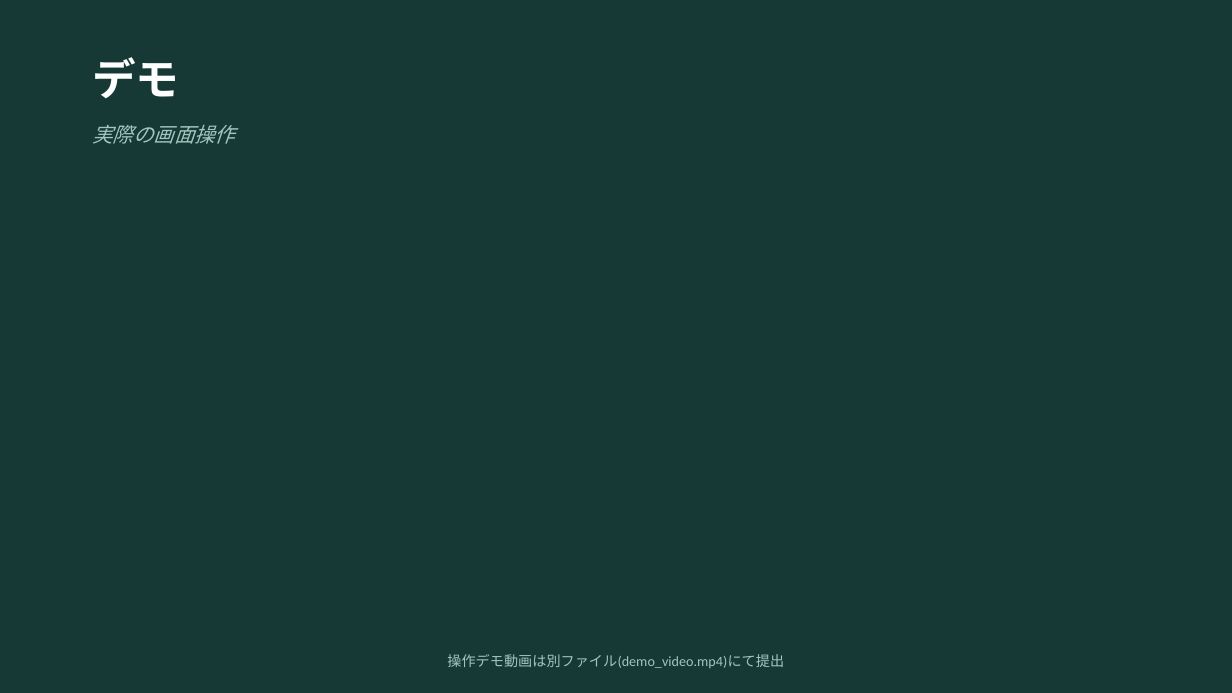
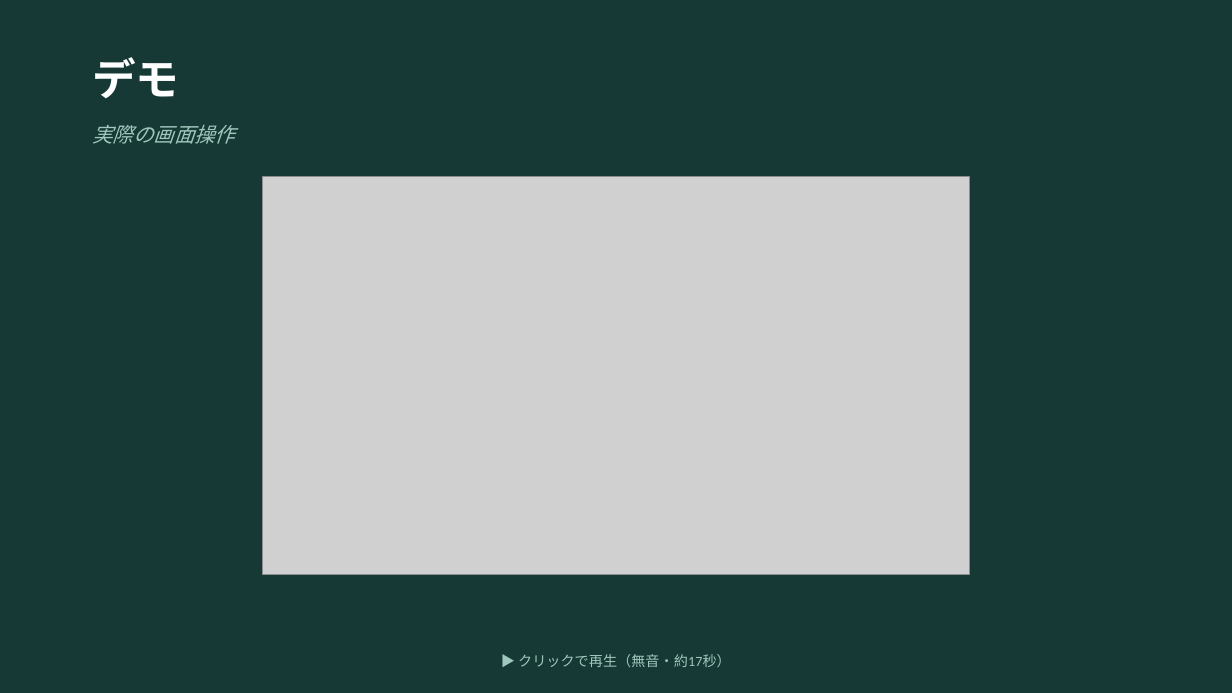
Before and after one commit to gurii-gabreh/Kizashi, a slide deck: slide 6 of kizashi-app/submission/presentation.pptx. Drawn at 1232x693 pixels with LibreOffice and Linux fonts; fonts in the diff are those of the drawing; grey boxes stand for pictures. Boxes give left, top, right and bottom in pixels: in the first picture for what was removed or moved away, otherwise in the second. Text is boxed around its words. In the diff, an @@ line names an element or a change of style, - is before the commit and + after.

```diff
--- a/kizashi-app/submission/presentation.pptx
+++ b/kizashi-app/submission/presentation.pptx
@@ picture added at [262, 177, 970, 575] @@
@@ text at [518, 654, 731, 667]: text changed @@
-操作デモ動画は別ファイル(demo_video.mp4)にて提出
+▶ クリックで再生（無音・約17秒）
```
Also in this commit, not shown: 1 other file.
